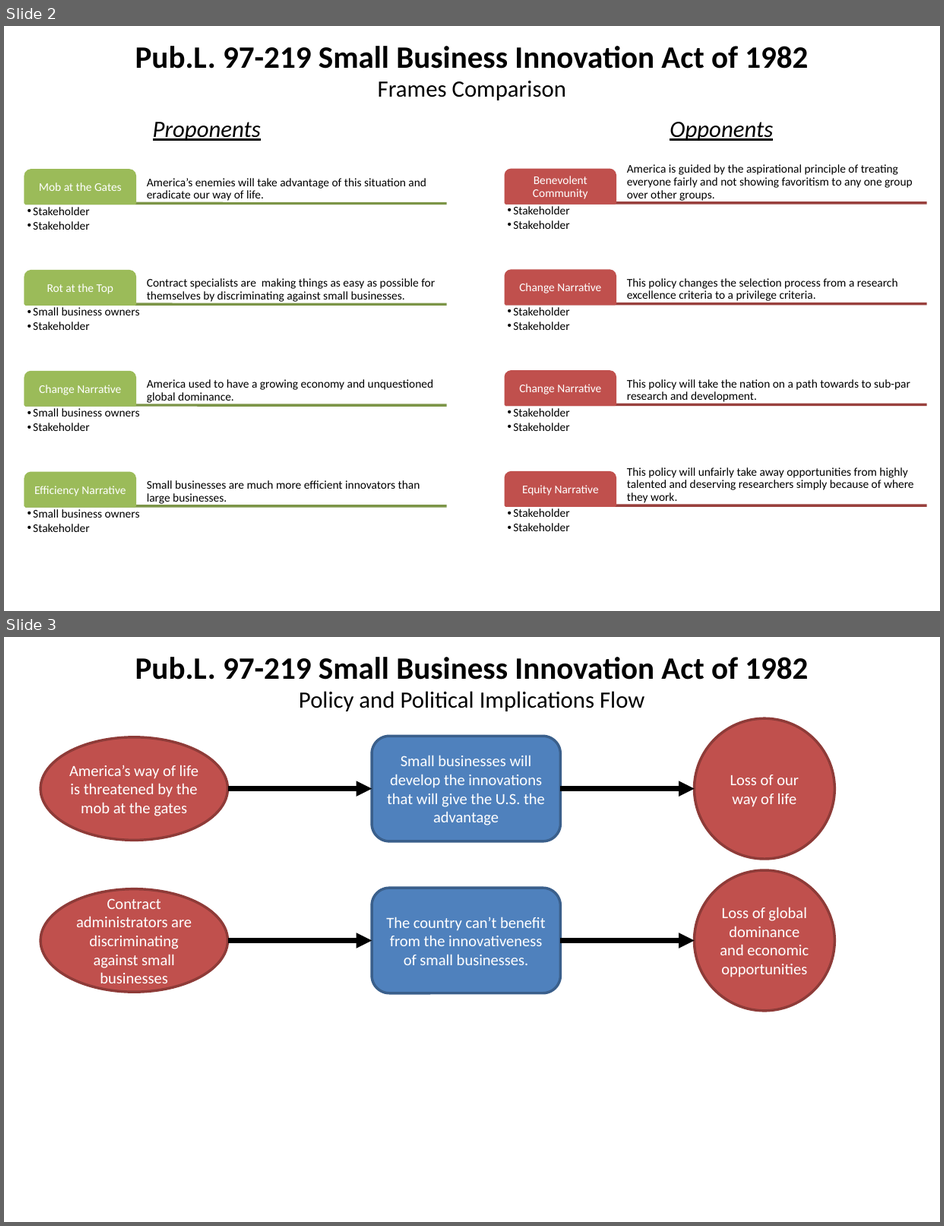
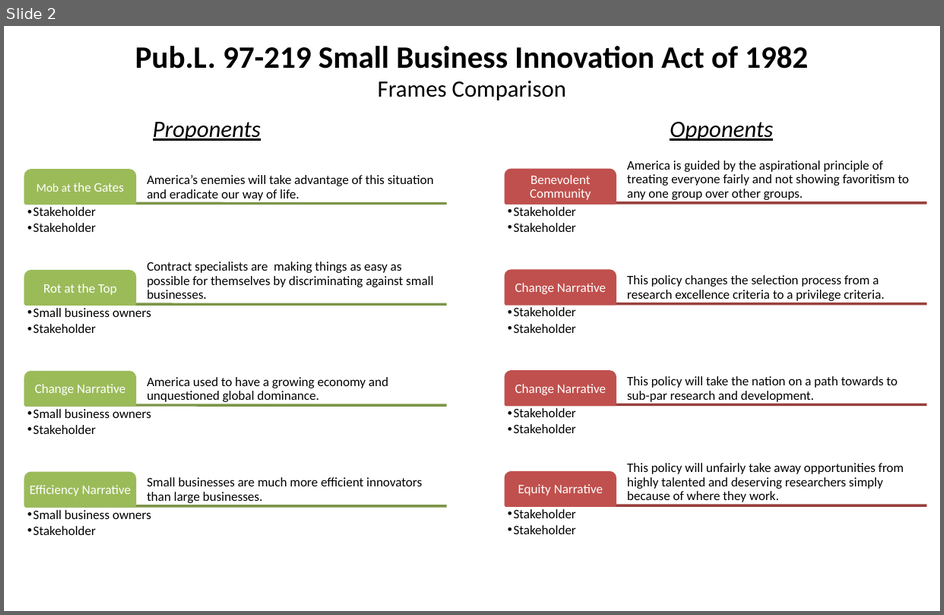
Before and after one commit to SLU-Courses-Townes/POLS6310, a slide deck: Assignments/Townes_POLS6310_Spring2019_Assignment01.pptx. Shown one above the other, each under a label of ours: slides 2 and 3 before the commit, slide 2 after it. The pictures are 944x1226 and 944x615 pixels, drawn with LibreOffice and Linux fonts; fonts in the diff are those of the drawing. Boxes give left, top, right and bottom in pixels: in the first picture for what was removed or moved away, otherwise in the second. Text is boxed around its words. In the diff, an @@ line names an element or a change of style, - is before the commit and + after.

```diff
--- a/Assignments/Townes_POLS6310_Spring2019_Assignment01.pptx
+++ b/Assignments/Townes_POLS6310_Spring2019_Assignment01.pptx
@@ slide 3 removed at <box>4,637,940,1222</box>, background #FFFFFF @@
@@ text removed at <box>135,657,808,680</box> @@
-Pub.L. 97-219 Small Business Innovation Act of 1982
@@ text removed at <box>299,691,645,711</box> @@
-Policy and Political Implications Flow
@@ ellipse removed at <box>694,718,835,859</box> @@
-Loss of our way of life
@@ ellipse removed at <box>40,737,227,840</box> @@
-America’s way of life is threatened by the mob at the gates
@@ rounded rectangle removed at <box>372,737,561,841</box> @@
-Small businesses will develop the innovations that will give the U.S. the advantage
@@ arrow removed from (227, 789) to (372, 789) @@
@@ arrow removed from (561, 789) to (694, 789) @@
@@ ellipse removed at <box>694,870,835,1011</box> @@
-Loss of global dominance and economic opportunities
@@ ellipse removed at <box>40,889,227,992</box> @@
-Contract administrators are discriminating against small businesses
@@ rounded rectangle removed at <box>372,888,561,993</box> @@
-The country can’t benefit from the innovativeness of small businesses.
@@ arrow removed from (227, 940) to (372, 940) @@
@@ arrow removed from (561, 940) to (694, 940) @@
@@ slide 2 changed as well @@
@@ text "Mob at the Gates" at <box>37,183,123,192</box>: size 9 to 10 pt in "the Gates" @@
@@ size 9 to 10 pt in 23 elements at <box>147,175,434,202</box>, <box>33,207,95,232</box>, <box>147,262,433,303</box>, <box>44,284,117,295</box>, <box>33,308,151,333</box>, <box>147,377,389,402</box>, <box>35,384,126,395</box>, <box>33,409,151,434</box>, <box>147,477,422,503</box>, <box>30,485,131,496</box>, <box>33,510,151,535</box>, <box>627,161,910,200</box>, <box>530,175,591,200</box>, <box>514,207,576,232</box>, <box>627,275,884,301</box>, <box>515,283,606,294</box>, <box>514,307,576,333</box>, <box>627,376,899,404</box>, <box>515,384,606,395</box>, <box>514,408,576,433</box>, <box>627,463,905,505</box>, <box>519,484,603,496</box>, <box>514,509,576,534</box> @@
```
Also in this commit, not shown: 1 other slide changed, 2 slides added.
